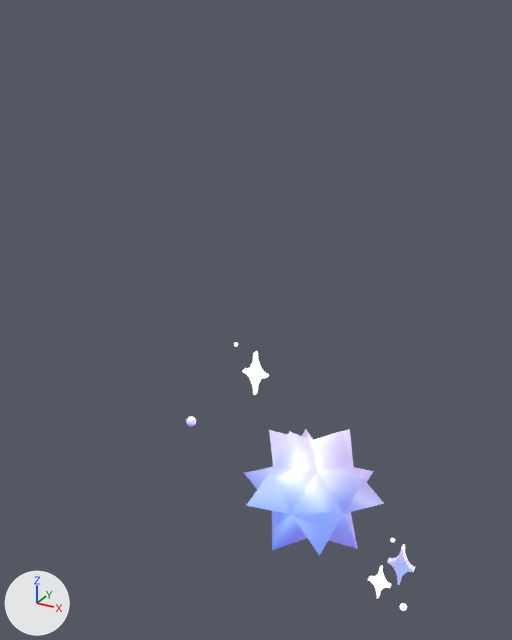
What one commit did to the glTF model public/models/star_purple.glb.
Camera for both pictures: a camera (50 mm lens) standing at (0.0394, -0.0914, 0.0745) and looking at (-0.0121, 0.0021, 0.0277). The lights are fixed; the arrows at lower left show +X, +Y and +Z. Where no turn or scale is listed for an object, it has been applied to the vertices.

The older version as bpy lines, for what is in view:
```python
me_mesh = bpy.data.meshes.new('Mesh')
me_mesh.from_pydata(...)  # 32 vertices, 60 faces; spans x -1.51..1.51, y -1.44..1.44, z -1.22..1.22
me_mesh.materials.append(mat_variant_color)
ob_star_shape = bpy.data.objects.new('Star_Shape', me_mesh)
ob_star_shape.location = (0.0, 0.0, 0.0)
ob_star_shape.rotation_euler = (1.571, 0.0262, 0.0)  # degrees (90, 1.5, 0)
ob_star_shape.scale = (0.00795, 0.00795, 0.00795)
```
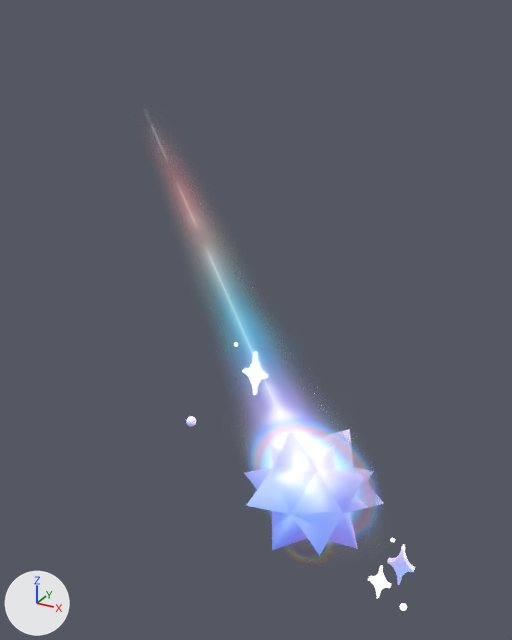
Boxes [x1, y1, x2, y2] around the edits, measured in the pictures (512 x 640 px):
'trail3', added: after [178, 185, 373, 545]

Patch to the scene script:
```diff
--- a/public/models/star_purple.glb.py
+++ b/public/models/star_purple.glb.py
@@ img_trail3_001 @@
+img_trail3_001 = load_image('trail3.001', '_unpacked/trail3.001', 650, 250, 'sRGB')
@@ img_trail3 @@
+img_trail3 = load_image('trail3', '_unpacked/trail3', 650, 250, 'sRGB')
@@ mat_trail3 @@
+mat_trail3 = bpy.data.materials.new('trail3')
+# uses the picture img_trail3
+# uses the picture img_trail3_001
@@ me_trail3 @@
+me_trail3.from_pydata(...)  # 4 vertices, 2 faces; spans x -0.0481..0.0245, y 0.0, z -0.0254..0.0718
+me_trail3.materials.append(mat_trail3)
@@ ob_trail3 @@
+ob_trail3 = bpy.data.objects.new('trail3', me_trail3)
+ob_trail3.location = (0.0, 0.0, 0.0001)
```
